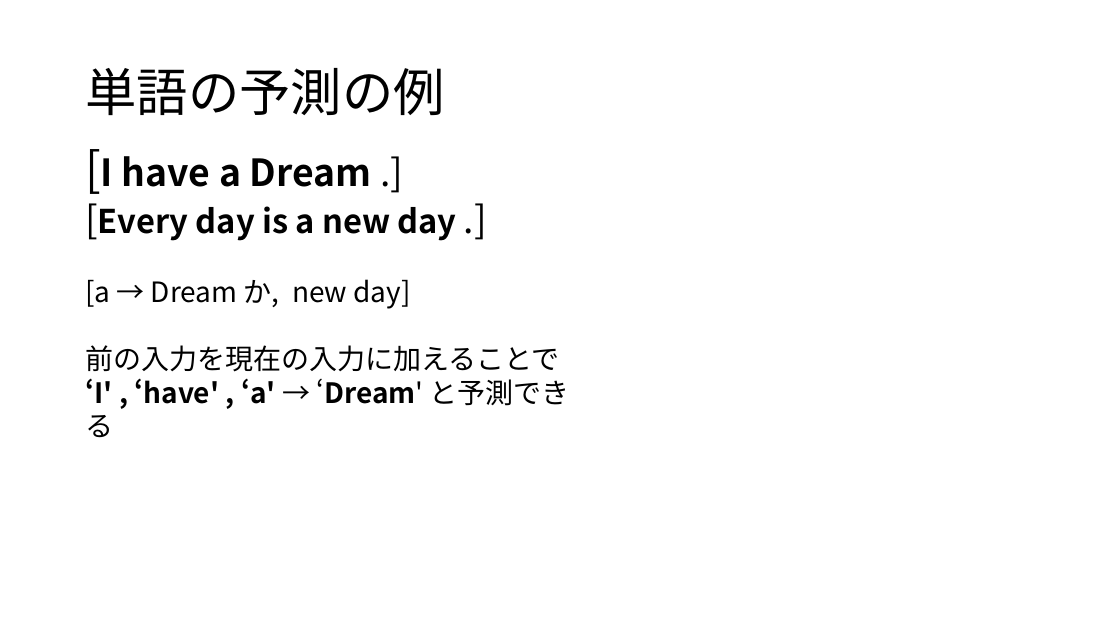
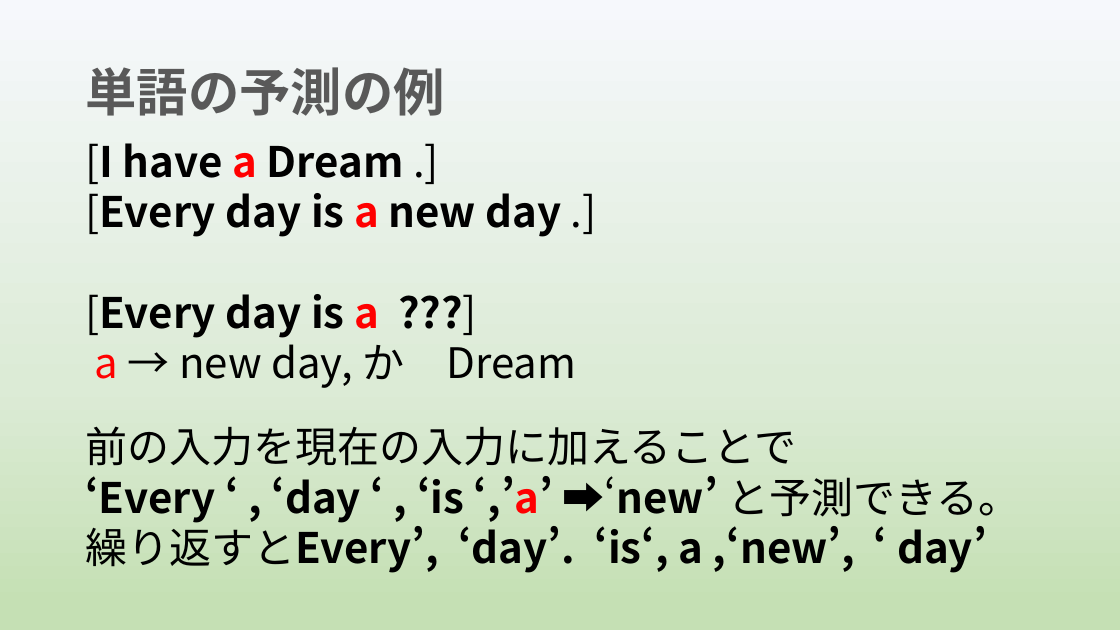
Before and after one commit to yoshitake266/bitComposer_prj, a slide deck: slide 6 of presentation/bit Composer2.pptx (slide 8 before the commit). Drawn at 1120x630 pixels with LibreOffice and Linux fonts; fonts in the diff are those of the drawing. Boxes give left, top, right and bottom in pixels: in the first picture for what was removed or moved away, otherwise in the second. Text is boxed around its words. In the diff, an @@ line names an element or a change of style, - is before the commit and + after.

```diff
--- a/presentation/bit Composer2.pptx
+++ b/presentation/bit Composer2.pptx
@@ background #FFFFFF to gradient #F6F8FC to #DCEBD6 to #C5E0B4 @@
@@ title "単語の予測の例" at [85,67,444,116]: text colour #000000 to #595959, bold on @@
@@ text at [85,143,796,466]: size 40 to 36 pt in "[I"; size 32 to 36 pt in "[I have a Dream .]", "[Every .]"; text colour #000000 to #FF0000 in "a", "a"; size 28 to 36 pt in "[Every day is a new day"; size 24 to 36 pt in "前の入力を現在の入力に加えることで" @@
@@ text at [85,294,576,388]: text changed; size 24 to 36 pt @@
-[a → Dream か, new day]
+[Every day is a ???]
+a → new day, か Dream
@@ text at [85,476,1020,573]: text changed; size 24 to 36 pt @@
-‘I' , ‘have' , ‘a' → ‘Dream' と予測できる
+‘Every ‘ , ‘day ‘ , ‘is ‘,’a’ ➡‘new’ と予測できる。
+繰り返すとEvery’, ‘day’. ‘is‘, a ,‘new’, ‘ day’
```
Also in this commit, not shown: 8 other slides changed, 1 slide added, 7 slides removed.
